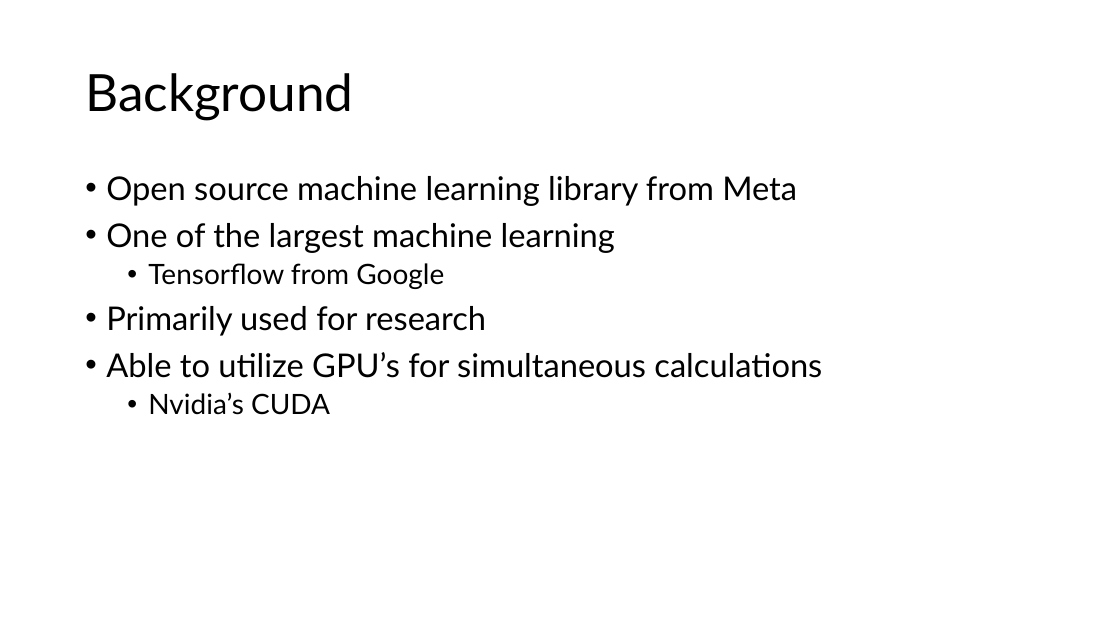
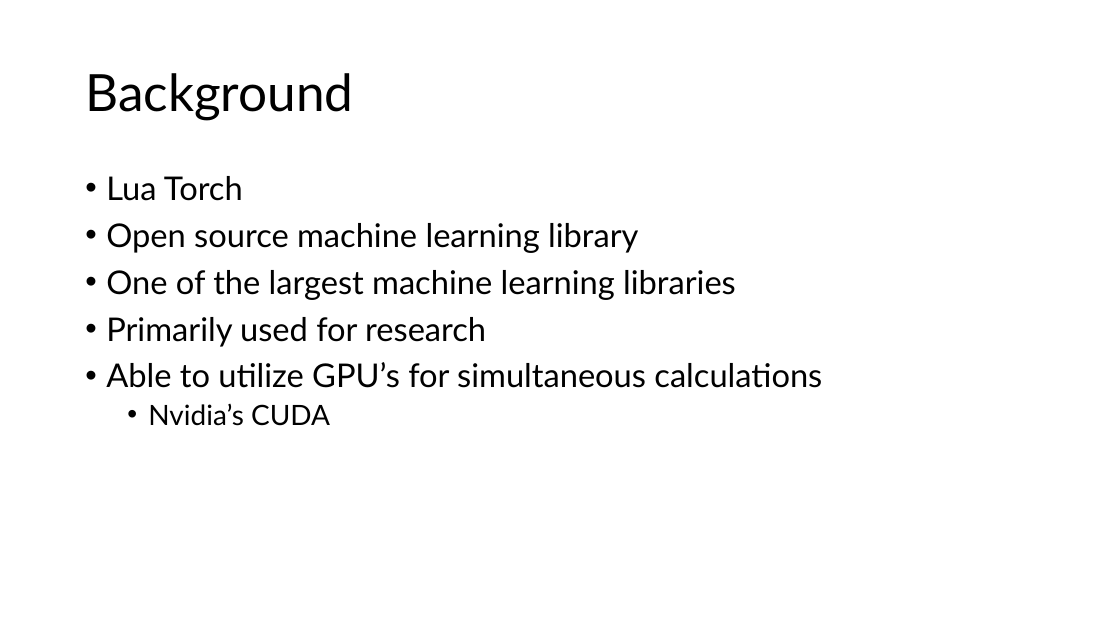
Before and after one commit to Parker2025/Pytorch, a slide deck: slide 2 of Introduction to Pytorch.pptx. Drawn at 1120x630 pixels with LibreOffice and Linux fonts; fonts in the diff are those of the drawing. Boxes give left, top, right and bottom in pixels: in the first picture for what was removed or moved away, otherwise in the second. Text is boxed around its words. In the diff, an @@ line names an element or a change of style, - is before the commit and + after.

```diff
--- a/Introduction to Pytorch.pptx
+++ b/Introduction to Pytorch.pptx
@@ text at [106, 176, 736, 300]: text changed @@
-• Open source machine learning library from Meta
-• One of the largest machine learning
-  • Tensorflow from Google
+• Lua Torch
+• Open source machine learning library
+• One of the largest machine learning libraries
```
Also in this commit, not shown: 4 other slides changed, 8 slides added, 1 slide removed, 7 other files.
